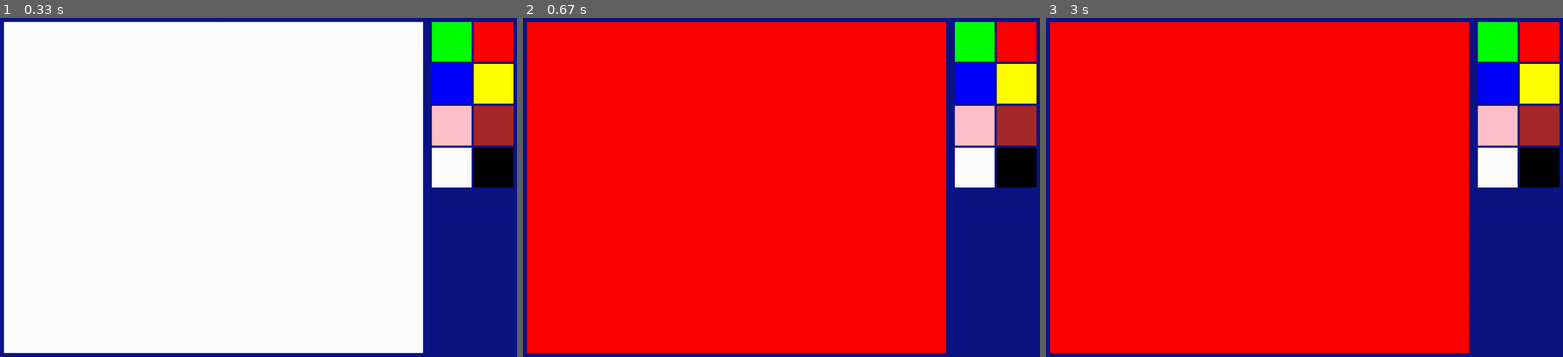
Above: before the commit, frames 1-3 (left to right).
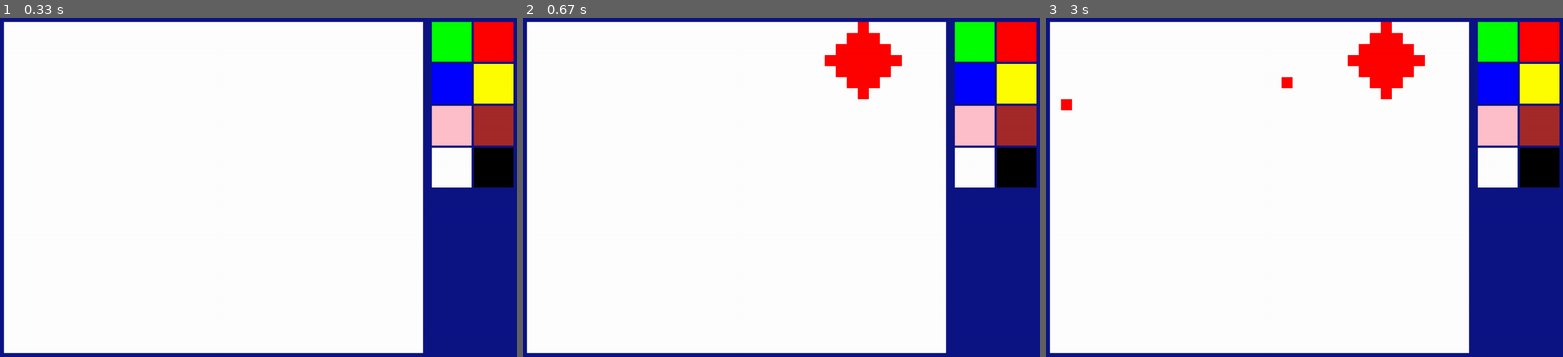
Above: after the commit, the same moments.

Repository: xray3325/Simple-paint-in-pygame
Game: pygame game, started from paint.py
The game is run twice, just before and just after one commit, with the same random seed, the same clock (stepped at 60 frames per second) and the same inputs.
Inputs (mouse positions are in pixels of both pictures, inside the frame that each line leads up to):
- Up to frame 1 (0.33 s): no input
- Up to frame 2 (0.67 s): right-click (859, 65) at 0.38 s
- Up to frame 3 (3 s): press the mouse at (1066, 106) at 2.7 s; move the mouse to (1283, 82) at 2.8 s; release the mouse at (1506, 58) at 2.93 s

Frame 1 is identical in both runs. In frame 2, 78% of the frame differs, in the area x 0-82%, y 1-99%; in frame 3, 78%.

Commit message:
Working on diffrent pen sizes

Diff:
--- a/paint.py
+++ b/paint.py
@@ -24,18 +24,40 @@
         rect = py.Rect(self.x, self.y, self.size, self.size)
         return rect
 
-def fill(object, color, actual_color):
+def count(object, color, iterations):
+    if iterations > 0:
+        lista = thickness(object)
+        for obj in lista:
+            count(obj, color, iterations-1)
+    else:
+        object.color = color
+        object.draw()
+
+
+def thickness(object):
+    obiekty = []
+    for obj in grid_objects:
+        if  obj.x == object.x + size and obj.y == object.y or \
+            obj.x == object.x - size and obj.y == object.y or \
+            obj.x == object.x and obj.y == object.y + size or \
+            obj.x == object.x and obj.y == object.y - size or \
+            obj == object:
+
+            obiekty.append(obj)
+    return(obiekty)
+
+def fill(object, color, actual_color ):
     for obj in grid_objects:
         if obj.color == actual_color:
-            if obj.color != color:
-                if obj.x == object.x + size and obj.y == object.y or \
-                    obj.x == object.x - size and obj.y == object.y or \
-                    obj.x == object.x and obj.y == object.y + size or \
-                    obj.x == object.x and obj.y == object.y - size or \
-                    obj == object:
-                    obj.color = color
-                    obj.draw()
-                    fill(obj, color, actual_color)
+                if obj.color != color:
+                    if obj.x == object.x + size and obj.y == object.y or \
+                        obj.x == object.x - size and obj.y == object.y or \
+                        obj.x == object.x and obj.y == object.y + size or \
+                        obj.x == object.x and obj.y == object.y - size or \
+                        obj == object:
+                        obj.color = color
+                        obj.draw()
+                        fill(obj, color, actual_color)
 
 grid_objects = []
 size = 25
@@ -86,13 +108,12 @@
             if py.mouse.get_pressed()[2]:
                 for obj in grid_objects:
                     if py.Rect.collidepoint(obj.return_rect(), py.mouse.get_pos()):
-                        fill(obj, color, obj.color)
+                        count(obj, color, 3)
 
             if py.mouse.get_pressed()[1]:
                 for obj in grid_objects:
                     obj.color = color
                     obj.draw()
-                py.display.flip()
 
         py.display.flip()
         clock.tick(300)
